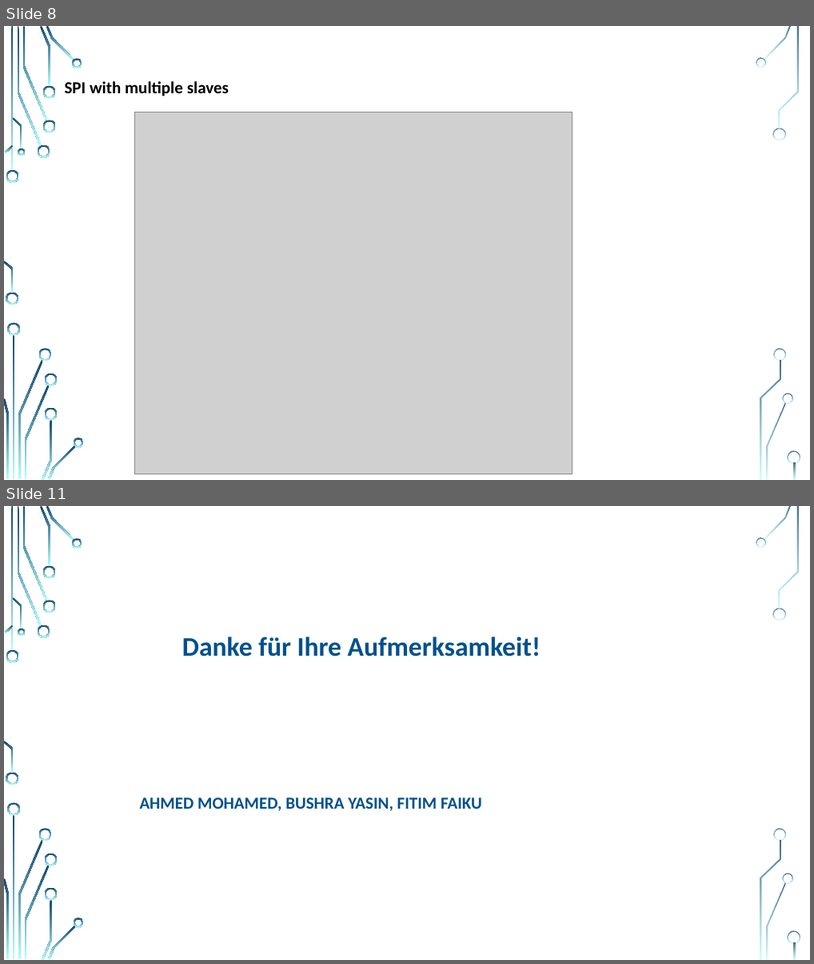
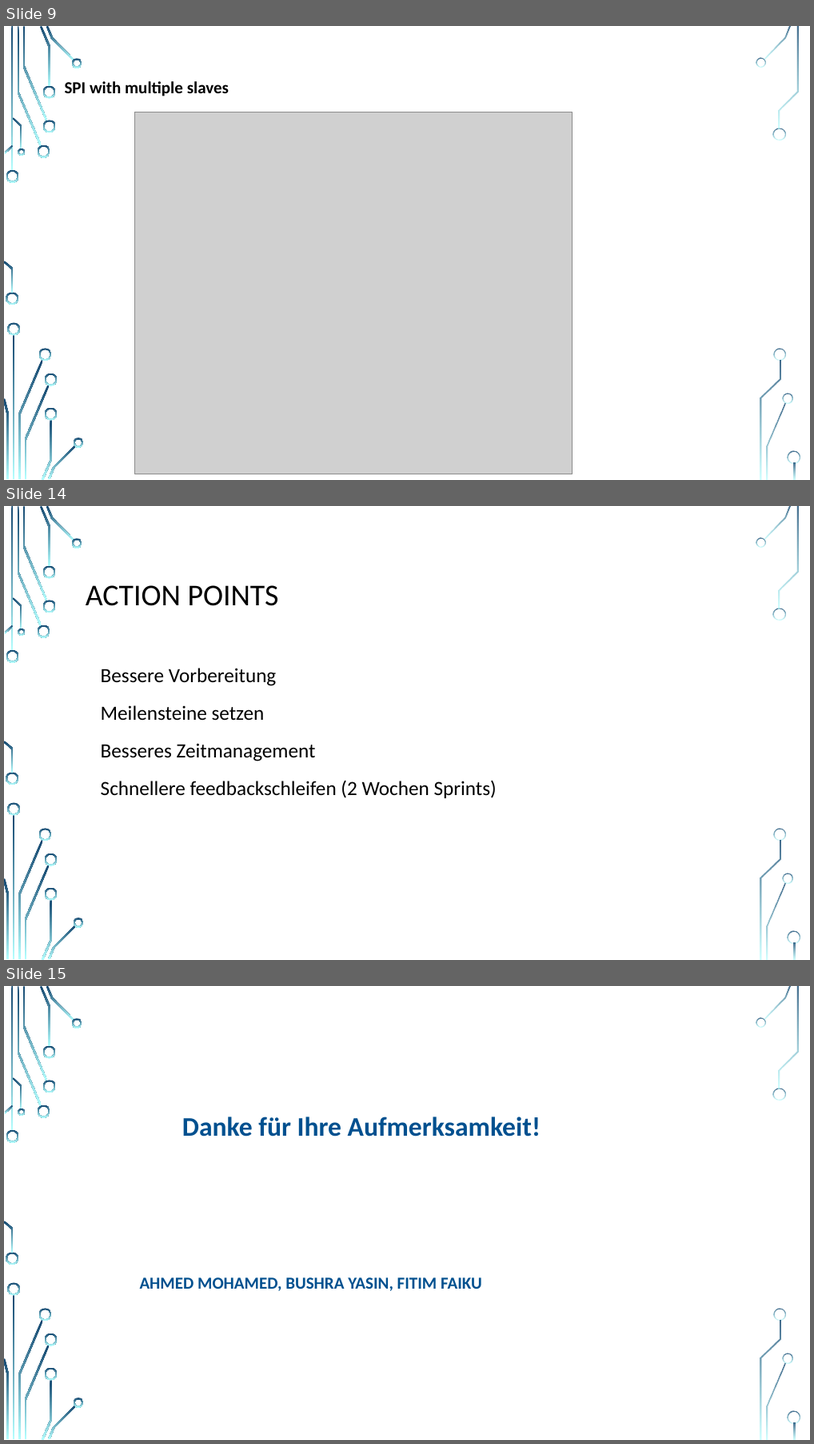
Before and after one commit to FitimFaiku/smart_traffic_light, a slide deck: Projektpräsentation.pptx. Shown one above the other, each under a label of ours: slides 8 and 11 before the commit, slides 9, 14 and 15 after it; the slides between them are not shown. The pictures are 814x964 and 814x1444 pixels, drawn with LibreOffice and Linux fonts; fonts in the diff are those of the drawing; grey boxes stand for pictures; background and template pictures are left out. Boxes give left, top, right and bottom in pixels: in the first picture for what was removed or moved away, otherwise in the second. Text is boxed around its words. In the diff, an @@ line names an element or a change of style, - is before the commit and + after.

```diff
--- a/Projektpräsentation.pptx
+++ b/Projektpräsentation.pptx
@@ slide 14 added at (4,506,810,960), background picture (left out); not listed: 36 template elements that a slide beside it also shows @@
@@ text added at (86,585,279,606), 36 pt, text #000000 @@
+ACTION POINTS
@@ text added at (101,668,497,798), 24 pt, text #000000 @@
+• Bessere Vorbereitung
+• Meilensteine setzen
+• Besseres Zeitmanagement
+• Schnellere feedbackschleifen (2 Wochen Sprints)
@@ what was slide 8 is now slide 9 @@
@@ what was slide 11 is now slide 15 @@
```
Also in this commit, not shown: 6 slides changed, 4 other slides added, 1 slide removed.
